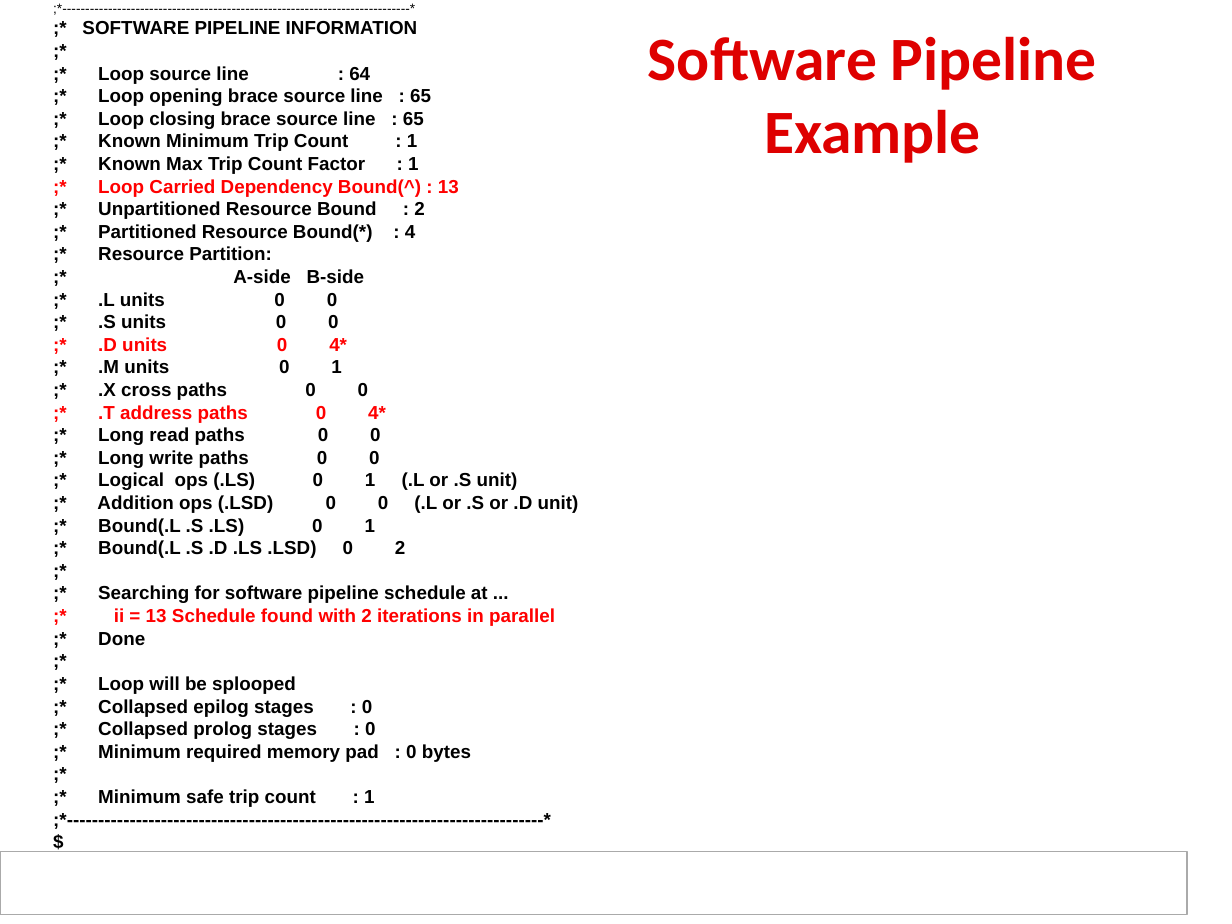
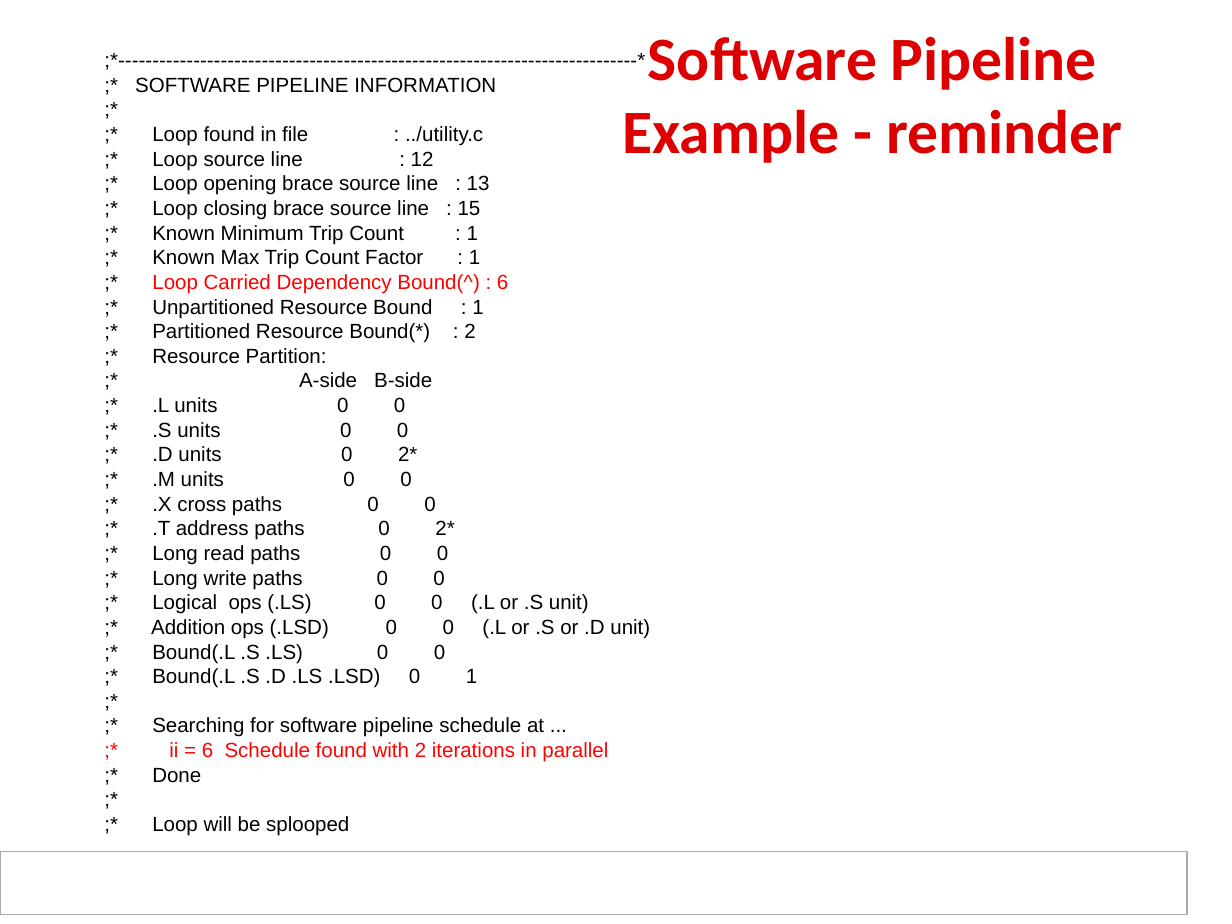
Before and after one commit to hari1989/keystone-workshop, a slide deck: slide 44 of slides/KeyStone Optimization.pptx (slide 25 before the commit). Drawn at 1232x924 pixels with LibreOffice and Linux fonts; fonts in the diff are those of the drawing; background and template pictures are left out. Boxes give left, top, right and bottom in pixels: in the first picture for what was removed or moved away, otherwise in the second. Text is boxed around its words. In the diff, an @@ line names an element or a change of style, - is before the commit and + after.

```diff
--- a/slides/KeyStone Optimization.pptx
+++ b/slides/KeyStone Optimization.pptx
@@ text ";*---------------------------------------------------------- ...": place and size @@
-text ";*---------------------------------------------------------- ..." at <box>82,21,579,807</box>
+text ";*---------------------------------------------------------- ..." at <box>135,77,650,836</box>
@@ title at <box>622,36,1122,163</box>: text changed @@
-Software Pipeline
-Example
+Software Pipeline
+Example - reminder
@@ text at <box>135,77,650,836</box>: size 8 to 12 pt in ";*---------------------------------------------------------- ..."; size 11 to 12 pt, bold off in ";* SOFTWARE PIPELINE INFORMATION", ";*", ";* Known Minimum Trip Count : 1", ";* Known Max Trip Count Factor : ..." and 13 more places @@
@@ text at <box>152,126,490,220</box>: text changed; size 11 to 12 pt; bold off @@
-;* Loop source line : 64
-;* Loop opening brace source line : 65
-;* Loop closing brace source line : 65
+;* Loop found in file : ../utility.c
+;* Loop source line : 12
+;* Loop opening brace source line : 13
+;* Loop closing brace source line : 15
@@ text at <box>152,274,508,343</box>: text changed; size 11 to 12 pt; bold off @@
-;* Loop Carried Dependency Bound(^) : 13
-;* Unpartitioned Resource Bound : 2
-;* Partitioned Resource Bound(*) : 4
+;* Loop Carried Dependency Bound(^) : 6
+;* Unpartitioned Resource Bound : 1
+;* Partitioned Resource Bound(*) : 2
@@ text at <box>152,446,417,487</box>: text changed; size 11 to 12 pt; text colour #FF0000 to #000000; bold off @@
-;* .D units 0 4*
-;* .M units 0 1
+;* .D units 0 2*
+;* .M units 0 0
@@ text at <box>152,520,454,540</box>: text changed; size 11 to 12 pt; text colour #FF0000 to #000000; bold off @@
-;* .T address paths 0 4*
+;* .T address paths 0 2*
@@ text at <box>152,594,589,614</box>: text changed; size 11 to 12 pt; bold off @@
-;* Logical ops (.LS) 0 1 (.L or .S unit)
+;* Logical ops (.LS) 0 0 (.L or .S unit)
@@ text at <box>152,644,477,688</box>: text changed; size 11 to 12 pt; bold off @@
-;* Bound(.L .S .LS) 0 1
-;* Bound(.L .S .D .LS .LSD) 0 2
+;* Bound(.L .S .LS) 0 0
+;* Bound(.L .S .D .LS .LSD) 0 1
@@ text at <box>98,699,471,807</box>: paragraphs removed @@
-;* Collapsed epilog stages : 0
-;* Collapsed prolog stages : 0
-;* Minimum required memory pad : 0 bytes
-;*
-;* Minimum safe trip count : 1
-;*----------------------------------------------------------------------------*
-$
@@ text at <box>169,742,608,762</box>: text changed; size 11 to 12 pt; bold off @@
-;* ii = 13 Schedule found with 2 iterations in parallel
+;* ii = 6 Schedule found with 2 iterations in parallel
```
Also in this commit, not shown: 20 other slides changed, 12 slides added, 6 slides removed, 2 other files.
